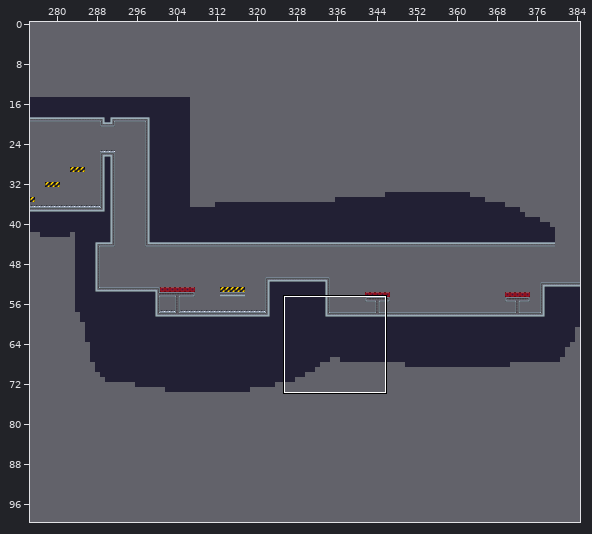
Two versions of a level (Tiled map, essaiTiled.tmx). The picture above shows the old version from afar; the outline marks the close-up.
Close-up. First the earlier version:
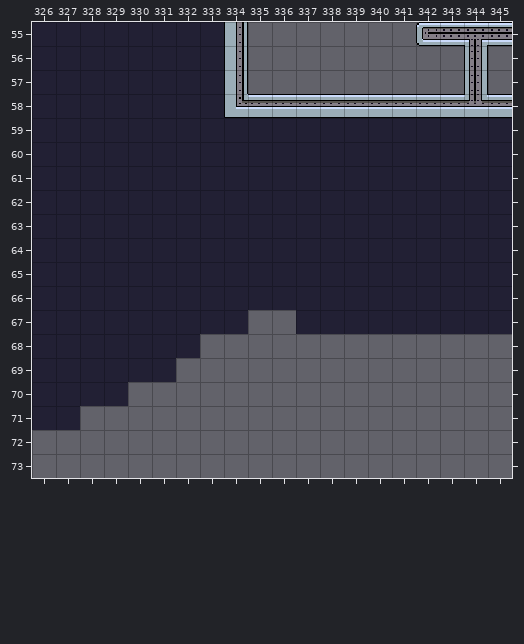
Cells are 16x16 px. Shown: x 326..345, y 55..73. The commit also changed other parts of the map, which this record leaves out.
After the commit:
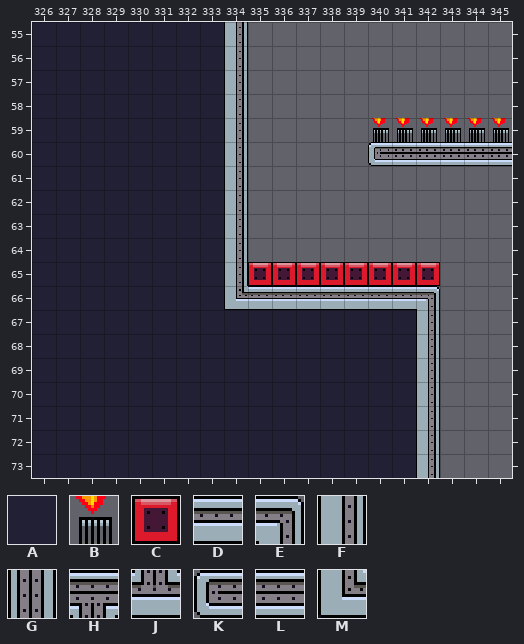
Key: from "tuileTest": A 46, B 80, C 98, D 202, E 205, F 223, G 224, H 226, J 261, K 278, L 279, M 300.
_ is an empty cell.
Objects are placed by their top-left corner, in cells (3,4 is the top-left corner of cell 3,4); size is 1x1 cell unless given.
Change:
Layer "plateforme":
Tile A now appears in row 67 at x 335 to 336; in row 68 at x 333 to 341; in row 69 at x 332 to 341; in row 70 at x 330 to 341; in row 71 at x 328 to 341; in rows 72 to 73 at x 326 to 341.
The author changed tile A to tile D in row 66 at x 335 to 341.
The author changed tile A to tile E in row 66 at x 342.
The author changed tile A to tile F in rows 59 to 65 at x 334; in row 67 at x 342.
The author changed tile M to tile F in row 58 at x 334.
Tile F now appears in rows 68 to 73 at x 342.
The author changed tile A to tile K in row 60 at x 340.
The author changed tile A to tile L in row 60 at x 341 to 345.
The author changed tile A to tile M in row 66 at x 334.
The author cleared tile A in row 59 at x 335 to 345; in row 60 at x 335 to 339; in rows 61 to 65 at x 335 to 345; in rows 66 to 67 at x 343 to 345.
The author cleared tile D in row 58 at x 335 to 343 and 345.
The author cleared tile G in rows 56 to 57 at x 344.
The author cleared tile H in row 55 at x 344.
The author cleared tile J in row 58 at x 344.
The author cleared tile K in row 55 at x 342.
The author cleared tile L in row 55 at x 343 and 345.
Layer "tapisRoulantMilieu":
A new object: C at 335,65.
A new object: C at 336,65.
A new object: C at 337,65.
A new object: C at 338,65.
A new object: C at 339,65.
A new object: C at 340,65.
A new object: C at 341,65.
A new object: C at 342,65.
Layer "tapisRoulantGauche":
A new object: B at 345,59.
A new object: B at 344,59.
A new object: B at 343,59.
A new object: B at 342,59.
A new object: B at 341,59.
A new object: B at 340,59.
Pixel boxes of the changes (left, top, right, bottom) in both close-ups:
changed: (32, 22, 512, 478)
